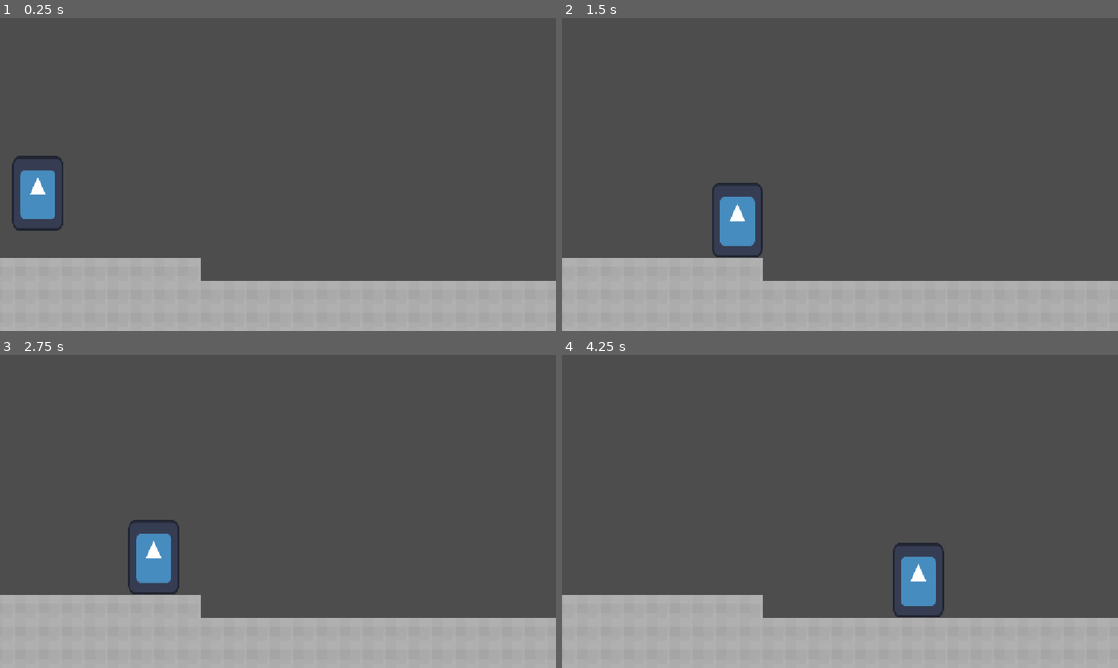
Above: before the commit, frames 1-4 (two rows, left to right).
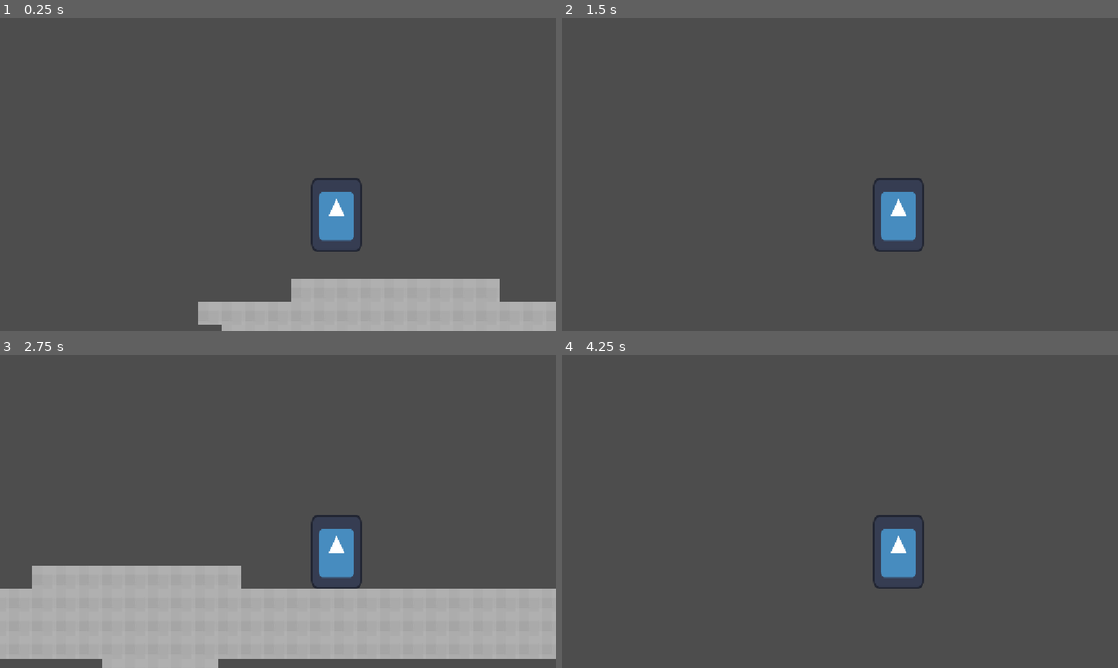
Above: after the commit, the same moments.

Repository: Justin-zhou-6767/Trapped-Between-Time
Game: Godot game, scene res://main.tscn
The game is run twice, just before and just after one commit, with the same random seed, the same clock (stepped at 60 frames per second) and the same inputs. The engine's default icon, where the game draws it, is replaced by a stand-in: a white triangle on a blue panel in a dark square.
Inputs (mouse positions are in pixels of both pictures, inside the frame that each line leads up to):
- Up to frame 1 (0.25 s): no input
- Up to frame 2 (1.5 s): tap Enter (ui_accept) at 0.5, 0.77 s; move the mouse to (962, 158) at 0.52 s; hold Right (ui_right) from 0.53 s (still down); tap Alt at 0.6 s; click (962, 158) at 0.67 s; move the mouse to (728, 190) at 1.27 s; tap Shift at 1.35 s
- Up to frame 3 (2.75 s): tap Enter (ui_accept) at 1.52 s; move the mouse to (333, 442) at 2.02 s; release Right (ui_right) at 2.03 s; hold Left (ui_left) from 2.03 s (still down); tap Alt at 2.1 s
- Up to frame 4 (4.25 s): move the mouse to (812, 574) at 2.77 s; release Left (ui_left) at 2.78 s; hold Right (ui_right) from 2.78 s (still down); tap Shift at 2.85 s; click (812, 574) at 2.92 s; tap Enter (ui_accept) at 3.02, 3.77 s; move the mouse to (1006, 558) at 3.52 s; tap Alt at 3.6 s

The runs differ from the first frame. In frame 1, 13% of the frame differs, in the area x 0-100%, y 44-100%; in frame 2, 21%, in the area x 0-100%, y 51-100%; in frame 3, 14%; in frame 4, 21%.

Commit message:
camera panning

Diff:
--- a/Player.gd
+++ b/Player.gd
@@ -1,8 +1,8 @@
 extends CharacterBody2D
 
 
-const SPEED = 300.0
-const JUMP_VELOCITY = -400.0
+const SPEED = 670.0
+const JUMP_VELOCITY = -900.0
 
 
 func _physics_process(delta: float) -> void:
--- a/main.tscn
+++ b/main.tscn
@@ -2325,6 +2325,8 @@
 position = Vector2(122.75, 83.5)
 shape = SubResource("RectangleShape2D_pclwv")
 
+[node name="Camera2D" type="Camera2D" parent="Player" unique_id=669852062]
+
 [node name="TileMapLayer" type="TileMapLayer" parent="." unique_id=880588489]
 tile_map_data = PackedByteArray("AAD//x8AAAAAABUAAAD//yAAAAAAABYAAAD//yEAAAAAABcAAAAAAB8AAAABABUAAAAAACAAAAABABYAAAAAAC …(15472 unchanged characters)…
 tile_set = SubResource("TileSet_kivny")
--- a/project.godot
+++ b/project.godot
@@ -32,6 +32,7 @@
 , Object(InputEventKey,"resource_local_to_scene":false,"resource_name":"","device":16,"window_id":0,"alt_pressed":false …(186 unchanged characters)…
 , Object(InputEventKey,"resource_local_to_scene":false,"resource_name":"","device":16,"window_id":0,"alt_pressed":false …(182 unchanged characters)…
 , Object(InputEventKey,"resource_local_to_scene":false,"resource_name":"","device":-1,"window_id":0,"alt_pressed":false …(183 unchanged characters)…
+, Object(InputEventKey,"resource_local_to_scene":false,"resource_name":"","device":-1,"window_id":0,"alt_pressed":false,"shift_pressed":false,"ctrl_pressed":false,"meta_pressed":false,"pressed":false,"keycode":0,"physical_keycode":4194320,"key_label":0,"unicode":0,"location":0,"echo":false,"script":null)
 ]
 }
 ui_left={
